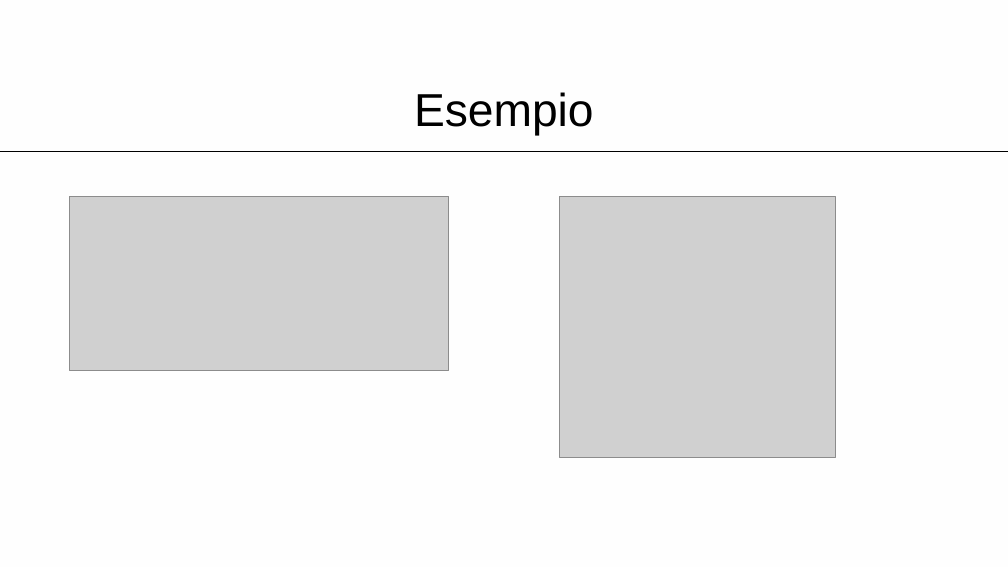
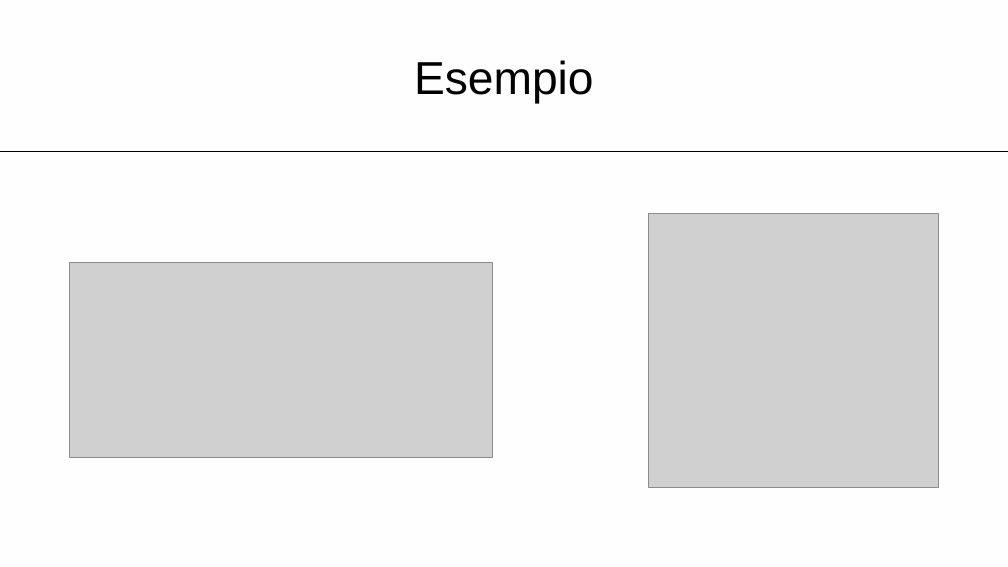
Before and after one commit to gabrialessi/MapOfTasks, a slide deck: slide 4 of Presentazione/Presentazione.pptx (slide 3 before the commit). Drawn at 1008x567 pixels with LibreOffice and Linux fonts; fonts in the diff are those of the drawing; grey boxes stand for pictures. Boxes give left, top, right and bottom in pixels: in the first picture for what was removed or moved away, otherwise in the second. Text is boxed around its words. In the diff, an @@ line names an element or a change of style, - is before the commit and + after.

```diff
--- a/Presentazione/Presentazione.pptx
+++ b/Presentazione/Presentazione.pptx
@@ title "Esempio": place and size @@
-title "Esempio" at bbox=[414, 92, 594, 136]
+title "Esempio" at bbox=[414, 60, 594, 104]
@@ picture: place and size @@
-picture at bbox=[560, 197, 836, 457]
+picture at bbox=[649, 213, 939, 488]
@@ picture: place and size @@
-picture at bbox=[70, 197, 449, 371]
+picture at bbox=[70, 263, 493, 458]
```
Also in this commit, not shown: 3 other slides changed, 5 slides added, 2 slides removed.
